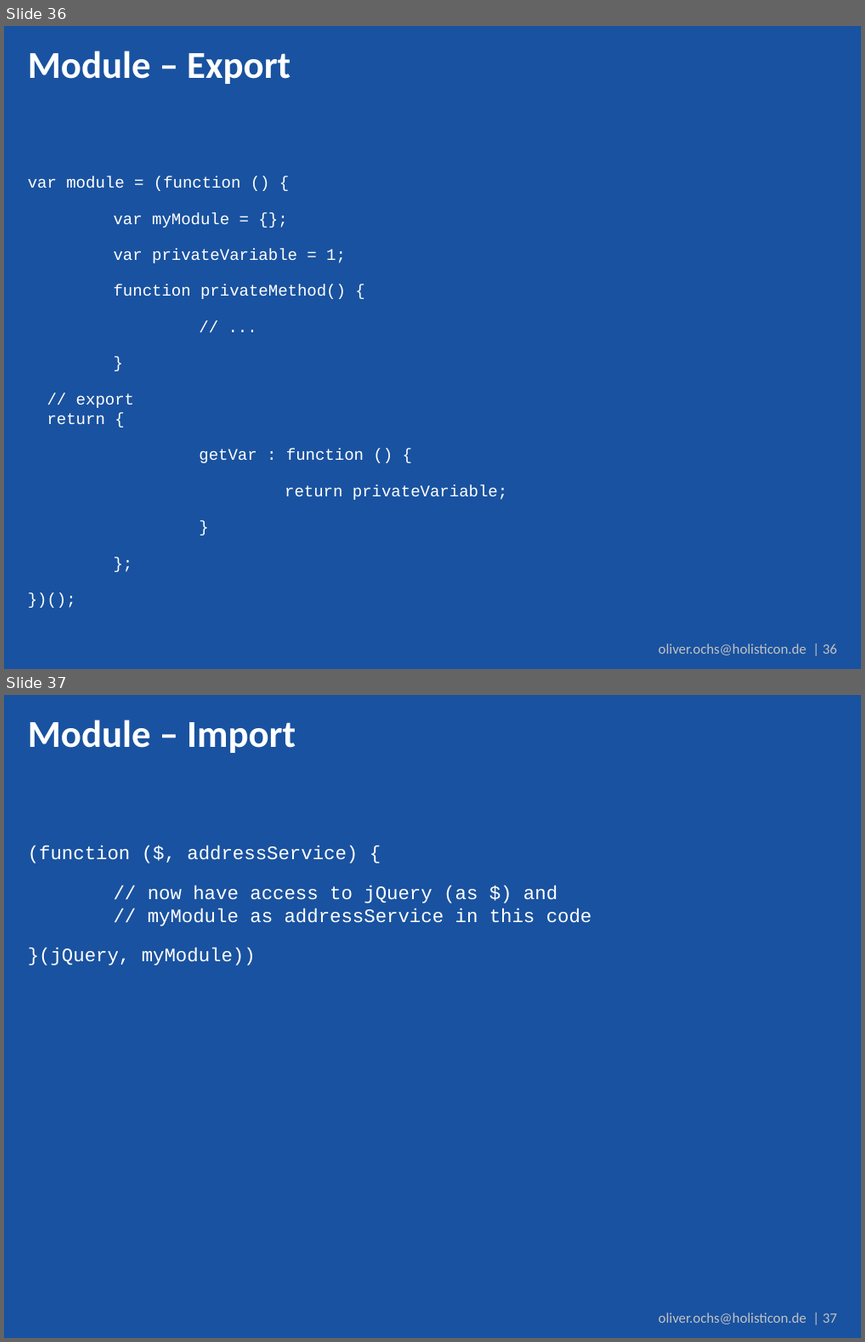
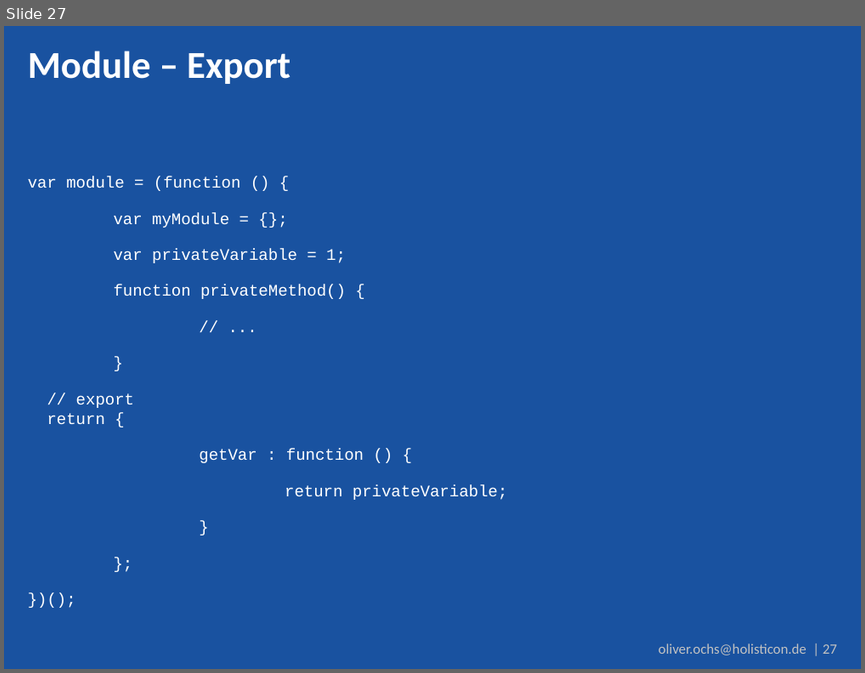
Before and after one commit to DJCordhose/serious-javascript, a slide deck: coding-sessions/code_talks.pptx. Shown one above the other, each under a label of ours: slides 36 and 37 before the commit, slide 27 after it. The pictures are 865x1342 and 865x673 pixels, drawn with LibreOffice and Linux fonts; fonts in the diff are those of the drawing; background and template pictures are left out. Boxes give left, top, right and bottom in pixels: in the first picture for what was removed or moved away, otherwise in the second. Text is boxed around its words. In the diff, an @@ line names an element or a change of style, - is before the commit and + after.

```diff
--- a/coding-sessions/code_talks.pptx
+++ b/coding-sessions/code_talks.pptx
@@ slide 37 removed at [4,695,861,1338], background #1952A0; not listed: 1 template element that a slide beside it also shows @@
@@ title removed at [28,720,296,753] @@
-Module – Import
@@ text removed at [28,845,592,965] @@
-(function ($, addressService) {
-// now have access to jQuery (as $) and
-// myModule as addressService in this code
-}(jQuery, myModule))
@@ what was slide 36 is now slide 27 @@
@@ text at [658,643,837,655]: text changed @@
-oliver.ochs@holisticon.de | 36
+oliver.ochs@holisticon.de | 27
```
Also in this commit, not shown: 3 slides changed, 3 slides added, 8 other slides removed.
